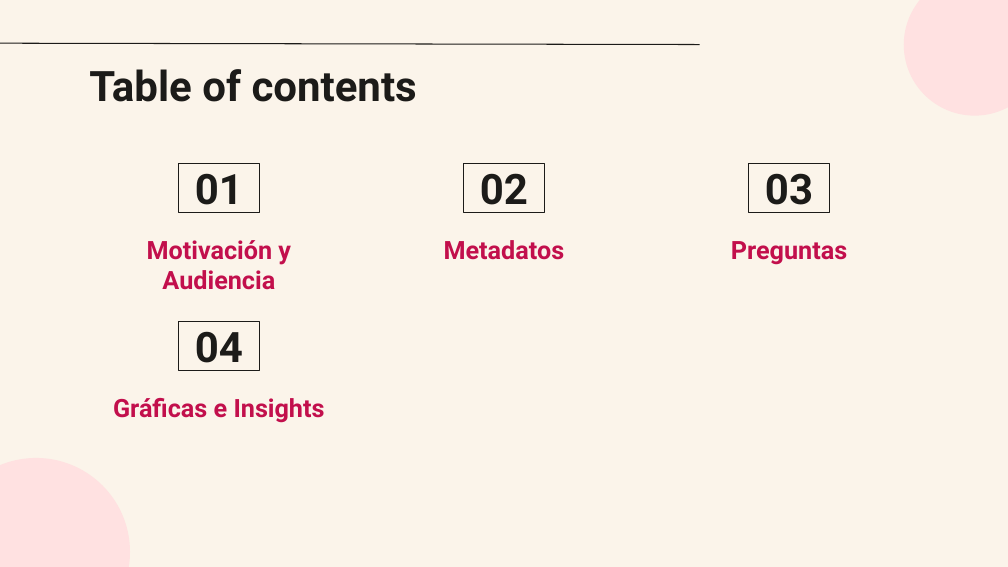
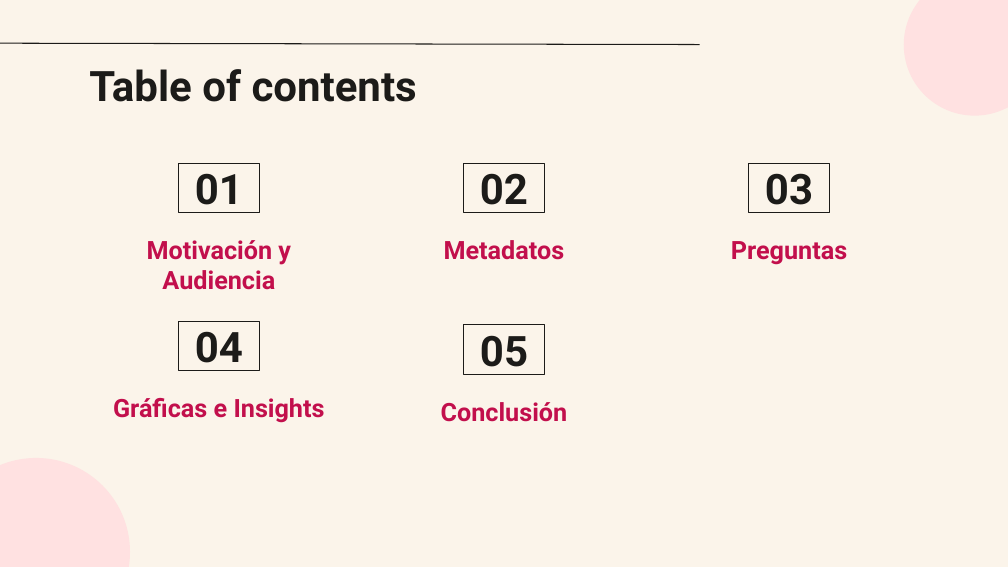
Before and after one commit to BarcinaMatias/Data-Science-II, a slide deck: slide 2 of Presentación DS II Matias Barcina.pptx. Drawn at 1008x567 pixels with LibreOffice and Linux fonts; fonts in the diff are those of the drawing. Boxes give left, top, right and bottom in pixels: in the first picture for what was removed or moved away, otherwise in the second. Text is boxed around its words. In the diff, an @@ line names an element or a change of style, - is before the commit and + after.

```diff
--- a/Presentación DS II Matias Barcina.pptx
+++ b/Presentación DS II Matias Barcina.pptx
@@ rectangle added at (x1=464, y1=325, x2=544, y2=374), outline #1C1B19 0.75 pt, 30 pt, text #1C1B19, bold @@
+05
@@ text added at (x1=441, y1=402, x2=568, y2=422), 18 pt, text #C20F4C, bold @@
+Conclusión
```
Also in this commit, not shown: 1 other slide changed, 2 slides added.
